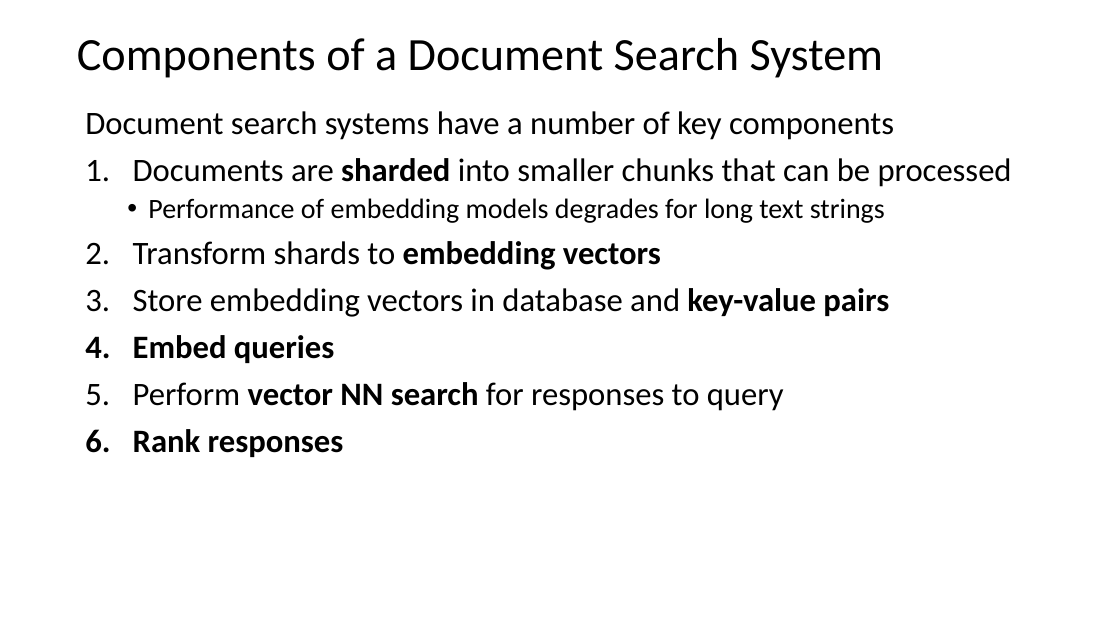
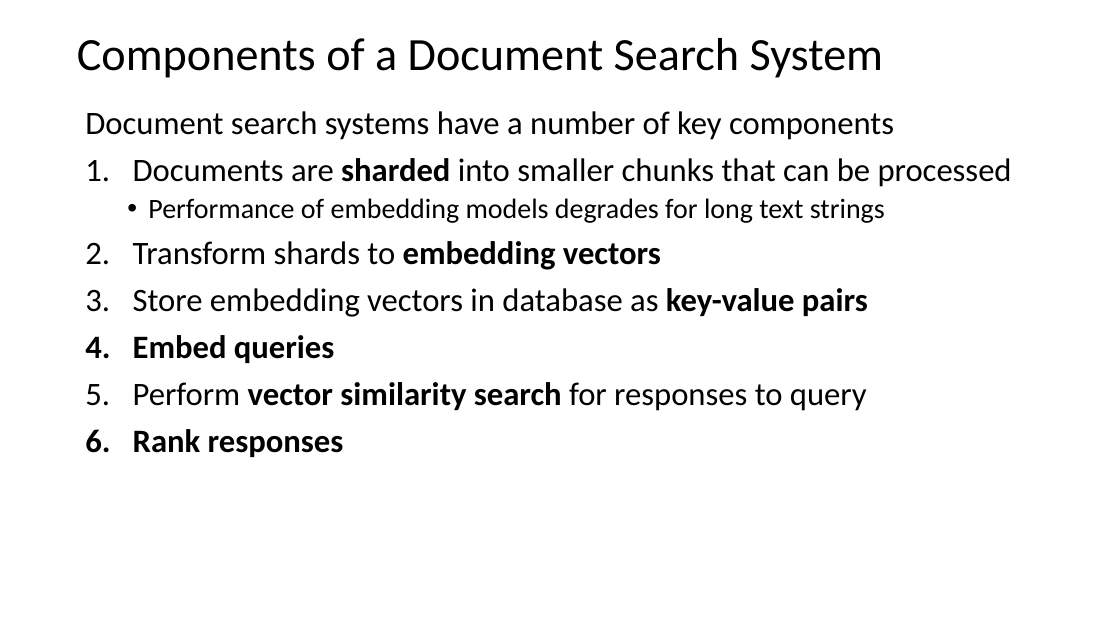
Before and after one commit to harelgabainew/school1, a slide deck: slide 8 of slides/7_DocumentWebSearching.pptx (slide 9 before the commit). Drawn at 1120x630 pixels with LibreOffice and Linux fonts; fonts in the diff are those of the drawing. Boxes give left, top, right and bottom in pixels: in the first picture for what was removed or moved away, otherwise in the second. Text is boxed around its words. In the diff, an @@ line names an element or a change of style, - is before the commit and + after.

Commit message:
Added slides on BERT embedding, updated and corrected slides

```diff
--- a/slides/7_DocumentWebSearching.pptx
+++ b/slides/7_DocumentWebSearching.pptx
@@ text at (x1=133, y1=288, x2=868, y2=317): text changed @@
-3. Store embedding vectors in database and key-value pairs
+3. Store embedding vectors in database as key-value pairs
@@ text at (x1=133, y1=382, x2=867, y2=411): text changed @@
-5. Perform vector NN search for responses to query
+5. Perform vector similarity search for responses to query
```
Also in this commit, not shown: 9 other slides changed, 8 slides added, 5 slides removed.
